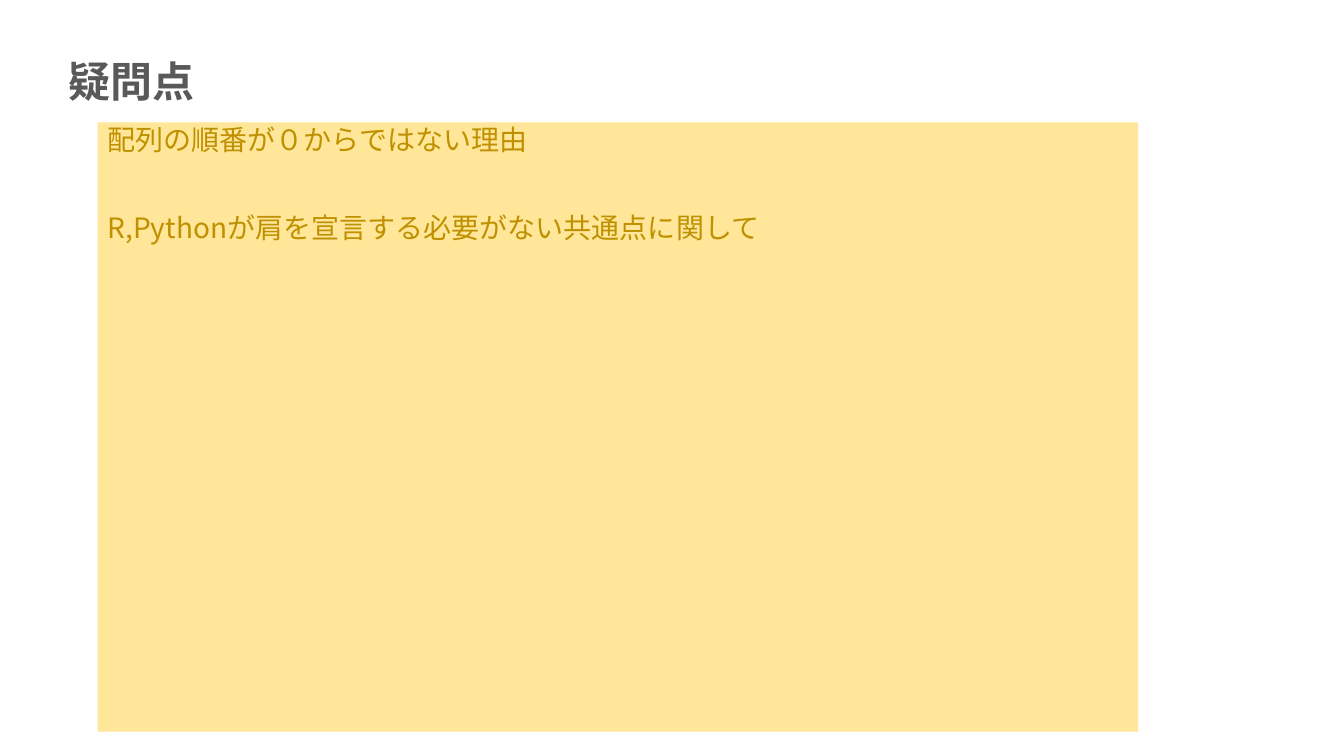
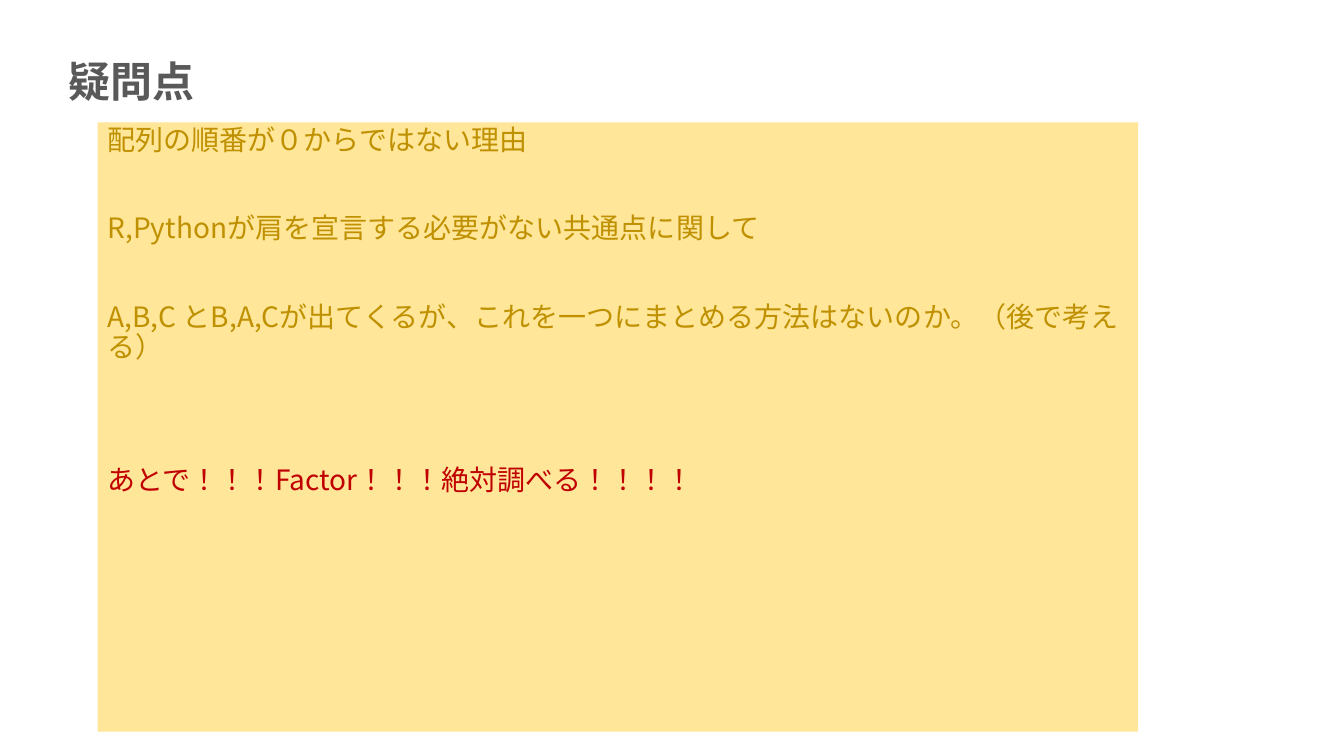
Before and after one commit to mei-517/r-practice-part3, a slide deck: slide 20 of 永井芽衣_Rpart3.pptx (slide 17 before the commit). Drawn at 1344x756 pixels with LibreOffice and Linux fonts; fonts in the diff are those of the drawing. Boxes give left, top, right and bottom in pixels: in the first picture for what was removed or moved away, otherwise in the second. Text is boxed around its words. In the diff, an @@ line names an element or a change of style, - is before the commit and + after.

```diff
--- a/永井芽衣_Rpart3.pptx
+++ b/永井芽衣_Rpart3.pptx
@@ subtitle at (x1=108, y1=303, x2=1119, y2=493): paragraphs added @@
+A,B,C とB,A,Cが出てくるが、これを一つにまとめる方法はないのか。（後で考える）
+あとで！！！Factor！！！絶対調べる！！！！
```
Also in this commit, not shown: 3 other slides changed, 4 slides added, 1 slide removed, 1 other file.
